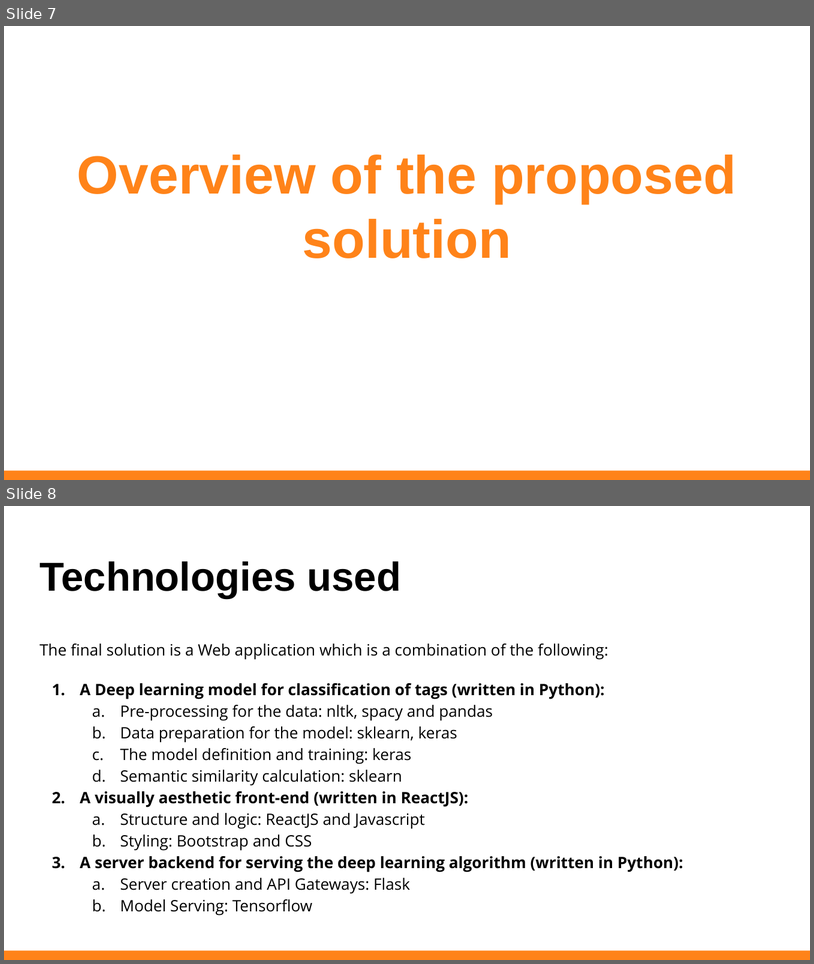
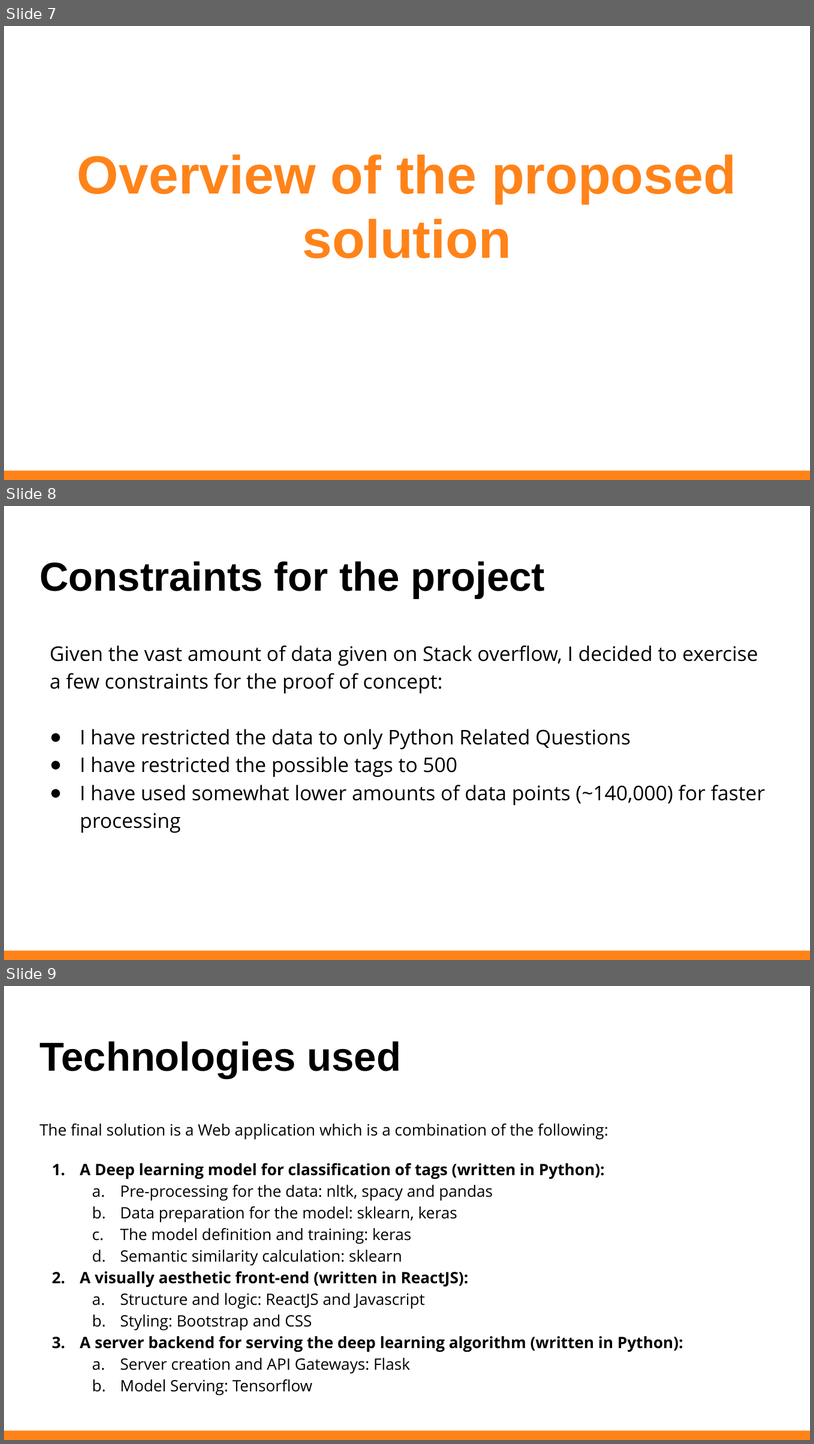
Before and after one commit to agrawal-rohit/stackoverflow-semantic-search, a slide deck: IBM Hack Presentation.pptx. Shown one above the other, each under a label of ours: slides 7 and 8 before the commit, slides 7, 8 and 9 after it. The pictures are 814x964 and 814x1444 pixels, drawn with LibreOffice and Linux fonts; fonts in the diff are those of the drawing. Boxes give left, top, right and bottom in pixels: in the first picture for what was removed or moved away, otherwise in the second. Text is boxed around its words. In the diff, an @@ line names an element or a change of style, - is before the commit and + after.

```diff
--- a/IBM Hack Presentation.pptx
+++ b/IBM Hack Presentation.pptx
@@ slide 8 added at bbox=[4, 506, 810, 960], background #FFFFFF; not listed: 1 template element that a slide beside it also shows @@
@@ title added at bbox=[39, 561, 545, 598], 36 pt, text #000000, bold @@
+Constraints for the project
@@ text added at bbox=[50, 645, 765, 832], 18 pt, text #000000 @@
+Given the vast amount of data given on Stack overflow, I decided to exercise a few constraints for the proof of concept:
+● I have restricted the data to only Python Related Questions
+● I have restricted the possible tags to 500
+● I have used somewhat lower amounts of data points (~140,000) for faster processing
@@ rectangle added at bbox=[4, 951, 810, 960], fill #FF8319 @@
@@ what was slide 8 is now slide 9 @@
```
Also in this commit, not shown: 4 slides changed, 2 other slides added, 9 other files.
